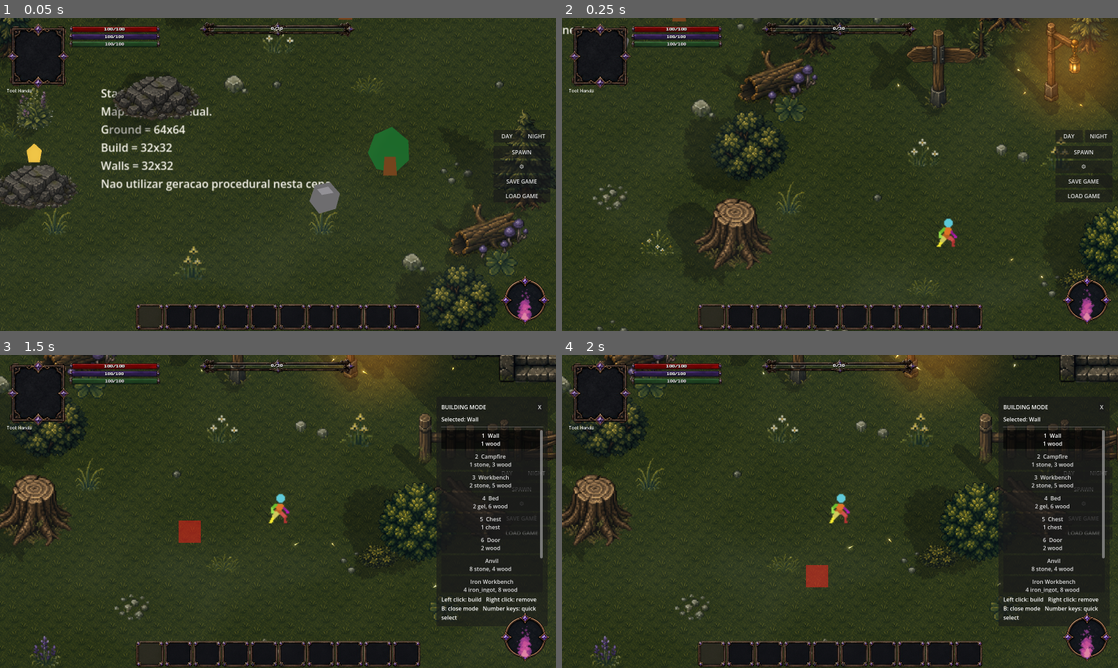
Above: before the commit, frames 1-4 (two rows, left to right).
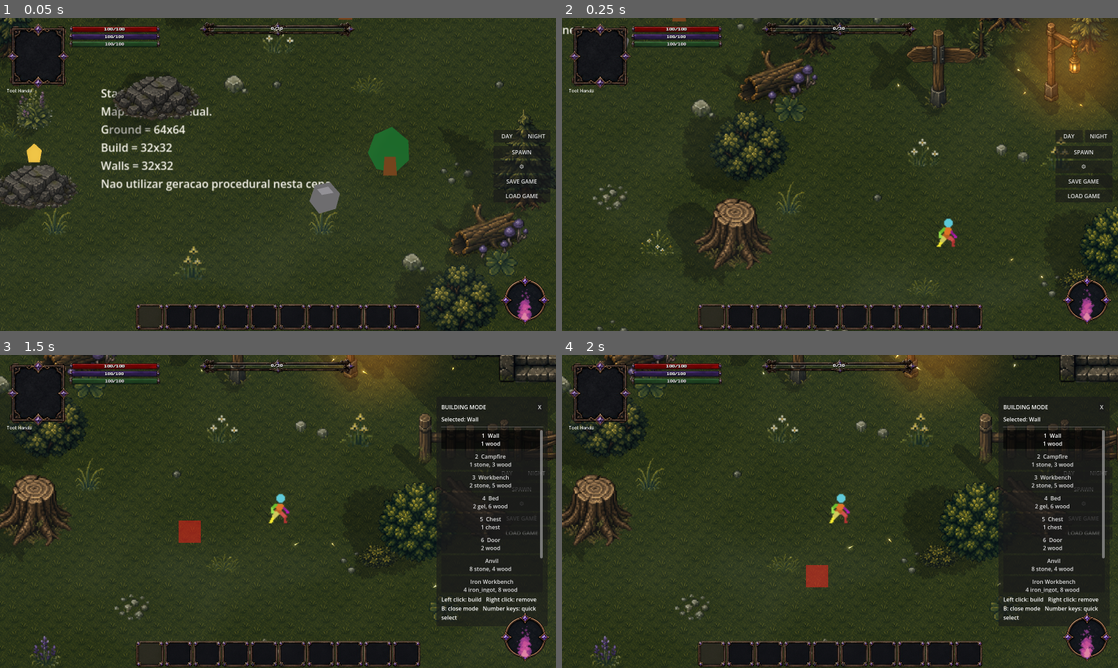
Above: after the commit, the same moments.

Repository: ramonsamagaio/Oathwake-Main
Game: Godot game, scene res://scenes/game/Game.tscn
Two runs of this game, one before a commit and one after it. Both use one fixed random seed, a clock stepped at 60 frames per second and the inputs below. This scene is started directly instead of the project's main scene.
Inputs (mouse positions are in pixels of both pictures, inside the frame that each line leads up to):
- Up to frame 1 (0.05 s): no input
- Up to frame 2 (0.25 s): no input
- Up to frame 3 (1.5 s): tap Enter at 0.5 s; move the mouse to (400, 495) at 0.52 s; hold D 0.53-1.25 s; tap B at 0.6 s; click (400, 495) at 0.67 s; tap Space at 0.77 s; drag from (166, 527) to (250, 574) at 1.27 s
- Up to frame 4 (2 s): no input

The runs differ from the first frame. In frame 1, 0.3% of the frame differs, in the area x 0-97%, y 0-100%; in frame 2, 0.4%, in the area x 26-100%, y 0-87%; in frame 3, 0.1%; in frame 4, 0.1%.

Commit message:
Make local shadow cleanup safe when actors are freed

Diff:
--- a/scripts/effects/LocalLightShadowDirector.gd
+++ b/scripts/effects/LocalLightShadowDirector.gd
@@ -42,8 +42,10 @@
 func get_active_local_shadow_count() -> int:
 	var count := 0
 	for shadow_value in _local_shadows.values():
+		if shadow_value == null or not is_instance_valid(shadow_value):
+			continue
 		var shadow := shadow_value as Node
-		if shadow != null and is_instance_valid(shadow):
+		if shadow != null:
 			count += 1
 	return count
 
@@ -96,12 +98,18 @@
 	var emitters := _active_emitters()
 	var max_emitters := maxi(int(_config.get("max_emitters_per_caster", 4)), 1)
 	for caster_value in get_tree().get_nodes_in_group(CASTER_GROUP):
+		if caster_value == null or not is_instance_valid(caster_value):
+			continue
 		var caster := caster_value as Node
-		if caster == null or not is_instance_valid(caster) or not caster.has_method("get_shadow_target"):
-			continue
-		var target := caster.call("get_shadow_target") as Node2D
-		var source := caster.call("get_shadow_source") as CanvasItem
-		if target == null or source == null or not is_instance_valid(target) or not is_instance_valid(source) or not target.is_visible_in_tree():
+		if caster == null or not caster.has_method("get_shadow_target"):
+			continue
+		var target_value: Variant = caster.call("get_shadow_target")
+		var source_value: Variant = caster.call("get_shadow_source")
+		if target_value == null or source_value == null or not is_instance_valid(target_value) or not is_instance_valid(source_value):
+			continue
+		var target := target_value as Node2D
+		var source := source_value as CanvasItem
+		if target == null or source == null or not target.is_visible_in_tree():
 			continue
 		var candidates: Array[Dictionary] = []
 		for emitter_entry in emitters:
@@ -123,7 +131,7 @@
 		for index in range(mini(candidates.size(), max_emitters)):
 			var candidate := candidates[index]
 			var emitter_entry := candidate["entry"] as Dictionary
-			var light := emitter_entry.get("light") as PointLight2D
+			var light := _valid_light_from_entry(emitter_entry)
 			if light == null:
 				continue
 			var distance := float(candidate["distance"])
@@ -144,11 +152,14 @@
 	radius: float,
 	night_strength: float
 ) -> void:
-	var light := emitter_entry.get("light") as PointLight2D
+	var light := _valid_light_from_entry(emitter_entry)
 	if light == null:
 		return
-	var shadow := _local_shadows.get(key) as Polygon2D
-	if shadow == null or not is_instance_valid(shadow):
+	var shadow: Polygon2D = null
+	var stored_shadow: Variant = _local_shadows.get(key)
+	if stored_shadow != null and is_instance_valid(stored_shadow):
+		shadow = stored_shadow as Polygon2D
+	if shadow == null:
 		shadow = DynamicShadowScript.new() as Polygon2D
 		target.add_child(shadow)
 		_local_shadows[key] = shadow
@@ -192,8 +203,10 @@
 	_emitter_cache.clear()
 	var seen: Dictionary = {}
 	for value in get_tree().get_nodes_in_group(EMITTER_GROUP):
+		if value == null or not is_instance_valid(value):
+			continue
 		var host := value as Node
-		if host == null or not is_instance_valid(host):
+		if host == null:
 			continue
 		_collect_lights_from_node(host, host as Node2D, seen)
 
@@ -205,7 +218,7 @@
 
 
 func _collect_lights_from_node(node: Node, preferred_host: Node2D, seen: Dictionary) -> void:
-	if node == null:
+	if node == null or not is_instance_valid(node):
 		return
 	if node is PointLight2D:
 		var light := node as PointLight2D
@@ -219,38 +232,50 @@
 			_emitter_cache.append({"host": host, "light": light})
 			seen[light_id] = true
 	for child in node.get_children():
-		if child is Node:
+		if child is Node and is_instance_valid(child):
 			_collect_lights_from_node(child as Node, preferred_host, seen)
 
 
 func _active_emitters() -> Array[Dictionary]:
 	var result: Array[Dictionary] = []
 	for entry in _emitter_cache:
-		var light := entry.get("light") as PointLight2D
-		if light == null or not is_instance_valid(light) or not light.is_visible_in_tree():
+		var light := _valid_light_from_entry(entry)
+		if light == null or not light.is_visible_in_tree():
 			continue
 		if not light.enabled or light.energy <= 0.001 or light.texture == null:
+			continue
+		var texture_size := light.texture.get_size()
+		if texture_size.x <= 0.0 or texture_size.y <= 0.0:
 			continue
 		result.append(entry)
 	return result
 
 
+func _valid_light_from_entry(entry: Dictionary) -> PointLight2D:
+	var light_value: Variant = entry.get("light")
+	if light_value == null or not is_instance_valid(light_value):
+		return null
+	return light_value as PointLight2D
+
+
 func _emitter_position(entry: Dictionary) -> Vector2:
-	var light := entry.get("light") as PointLight2D
+	var light := _valid_light_from_entry(entry)
 	return light.global_position if light != null else Vector2.ZERO
 
 
 func _emitter_radius(entry: Dictionary) -> float:
-	var light := entry.get("light") as PointLight2D
+	var light := _valid_light_from_entry(entry)
 	if light == null or light.texture == null:
 		return 0.0
 	var texture_size := light.texture.get_size()
+	if texture_size.x <= 0.0 or texture_size.y <= 0.0:
+		return 0.0
 	var scale_value := maxf(absf(light.global_scale.x), absf(light.global_scale.y))
 	return maxf(texture_size.x, texture_size.y) * 0.5 * light.texture_scale * scale_value
 
 
 func _emitter_strength(entry: Dictionary) -> float:
-	var light := entry.get("light") as PointLight2D
+	var light := _valid_light_from_entry(entry)
 	if light == null:
 		return 0.0
 	var reference_energy := maxf(float(_config.get("reference_energy", 0.25)), 0.01)
@@ -259,12 +284,18 @@
 
 
 func _emitter_belongs_to_target(entry: Dictionary, target: Node) -> bool:
-	var host := entry.get("host") as Node
-	var light := entry.get("light") as Node
-	if target == null or light == null:
+	var host_value: Variant = entry.get("host")
+	var light_value: Variant = entry.get("light")
+	if target == null or light_value == null or not is_instance_valid(light_value):
+		return false
+	var light := light_value as Node
+	if light == null:
 		return false
 	if target == light or target.is_ancestor_of(light) or light.is_ancestor_of(target):
 		return true
+	if host_value == null or not is_instance_valid(host_value):
+		return false
+	var host := host_value as Node
 	return host != null and (target == host or target.is_ancestor_of(host) or host.is_ancestor_of(target))
 
 
@@ -280,15 +311,19 @@
 		var key := str(key_value)
 		if active_keys.has(key):
 			continue
-		var shadow := _local_shadows[key] as Node
-		if shadow != null and is_instance_valid(shadow):
-			shadow.queue_free()
+		var shadow_value: Variant = _local_shadows.get(key)
+		if shadow_value != null and is_instance_valid(shadow_value):
+			var shadow := shadow_value as Node
+			if shadow != null:
+				shadow.queue_free()
 		_local_shadows.erase(key)
 
 
 func _clear_local_shadows() -> void:
 	for shadow_value in _local_shadows.values():
+		if shadow_value == null or not is_instance_valid(shadow_value):
+			continue
 		var shadow := shadow_value as Node
-		if shadow != null and is_instance_valid(shadow):
+		if shadow != null:
 			shadow.queue_free()
 	_local_shadows.clear()
